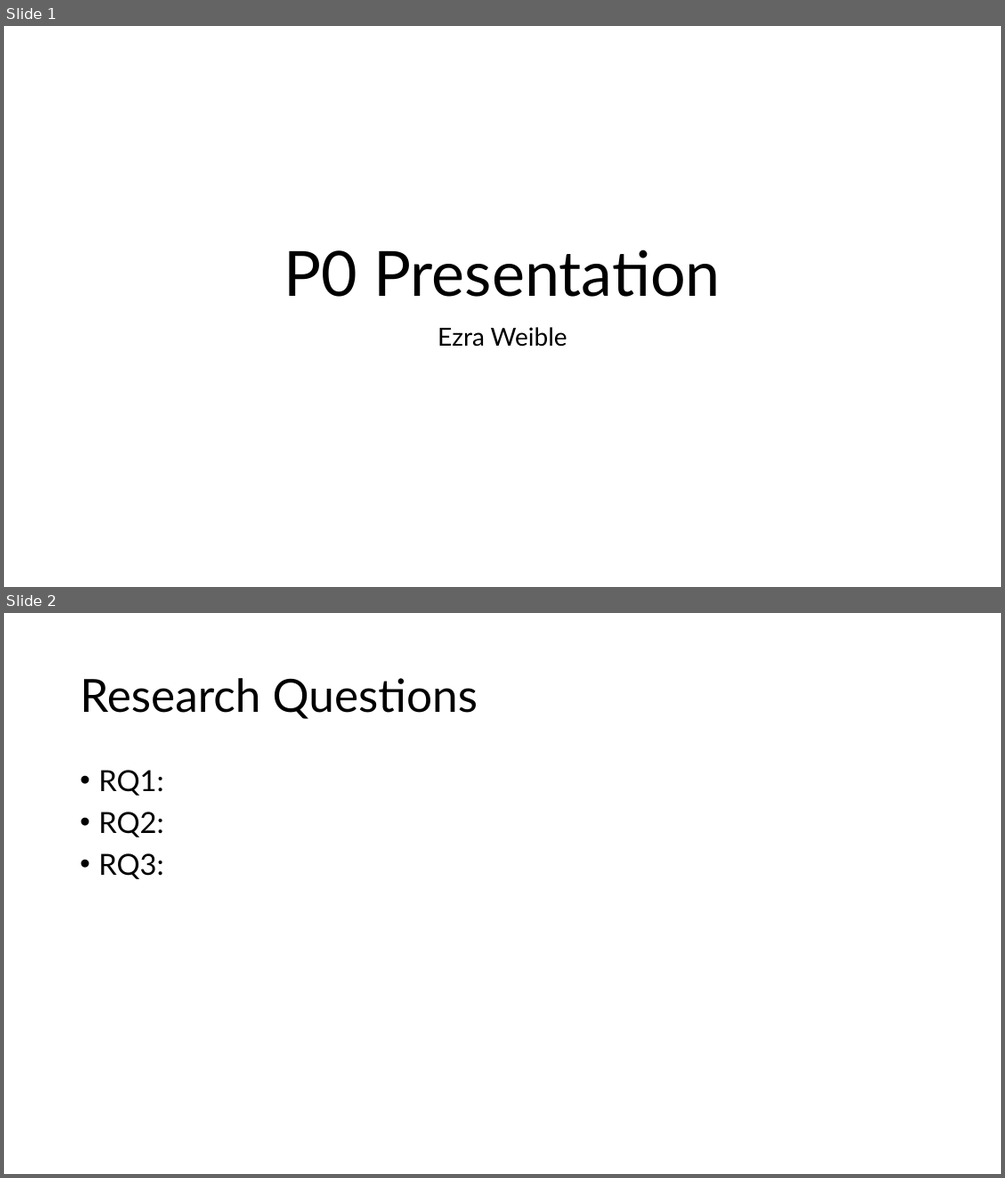
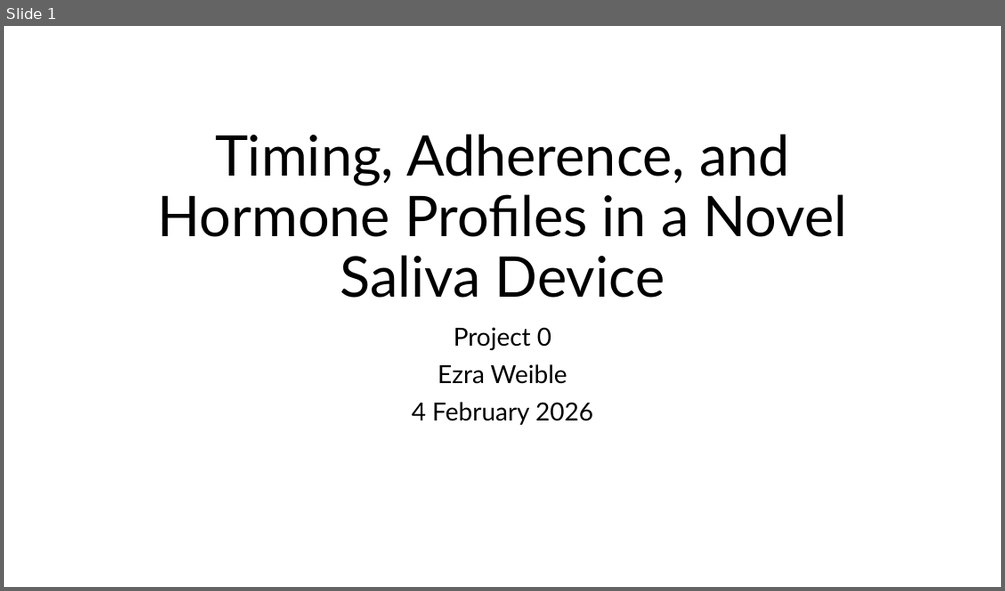
Before and after one commit to eweible/BIOS6624, a slide deck: P0/Dissemination/P0_Presentation.pptx. Shown one above the other, each under a label of ours: slides 1 and 2 before the commit, slide 1 after it. The pictures are 1005x1178 and 1005x591 pixels, drawn with LibreOffice and Linux fonts; fonts in the diff are those of the drawing. Boxes give left, top, right and bottom in pixels: in the first picture for what was removed or moved away, otherwise in the second. Text is boxed around its words. In the diff, an @@ line names an element or a change of style, - is before the commit and + after.

```diff
--- a/P0/Dissemination/P0_Presentation.pptx
+++ b/P0/Dissemination/P0_Presentation.pptx
@@ slide 2 removed at (4,613,1001,1174), background #FFFFFF @@
@@ title removed at (80,678,477,719) @@
-Research Questions
@@ text removed at (98,770,163,879) @@
-• RQ1:
-• RQ2:
-• RQ3:
@@ slide 1 changed as well @@
@@ title at (158,134,848,297): text changed; size 60 to 54 pt @@
-P0 Presentation
+Timing, Adherence, and Hormone Profiles in a Novel Saliva Device
@@ subtitle at (453,327,551,350): paragraph added @@
+Project 0
@@ subtitle at (412,402,593,425): paragraph added @@
+4 February 2026
```
Also in this commit, not shown: 1 other slide changed, 5 slides added, 5 other slides removed.
